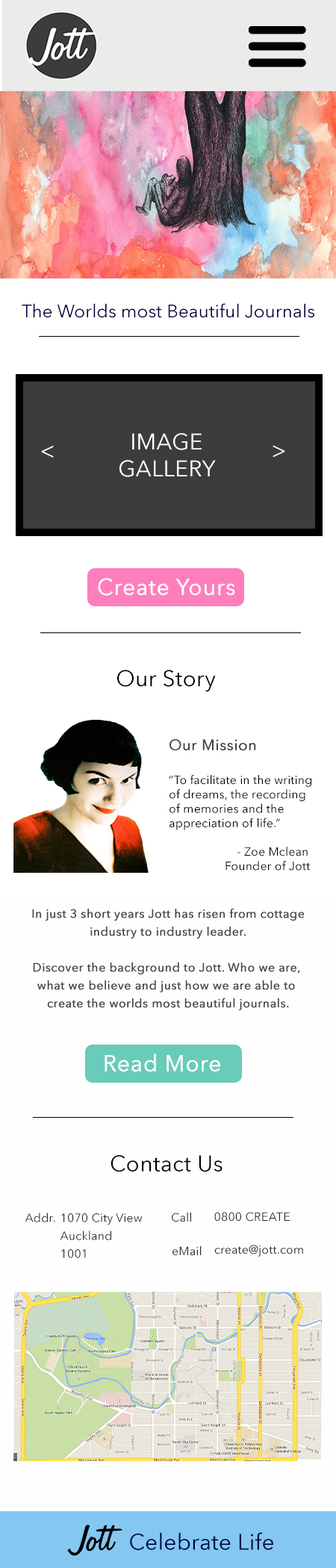
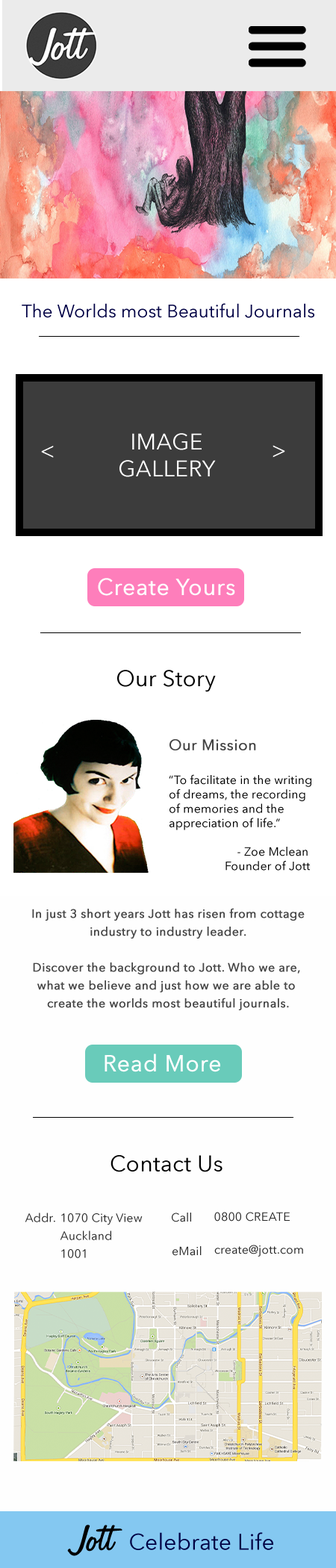
Two versions of the same layered image (336px x 1568px). Layer-by-layer changes:
pixels changed over [21,303,315,1557] (layer not identified)
